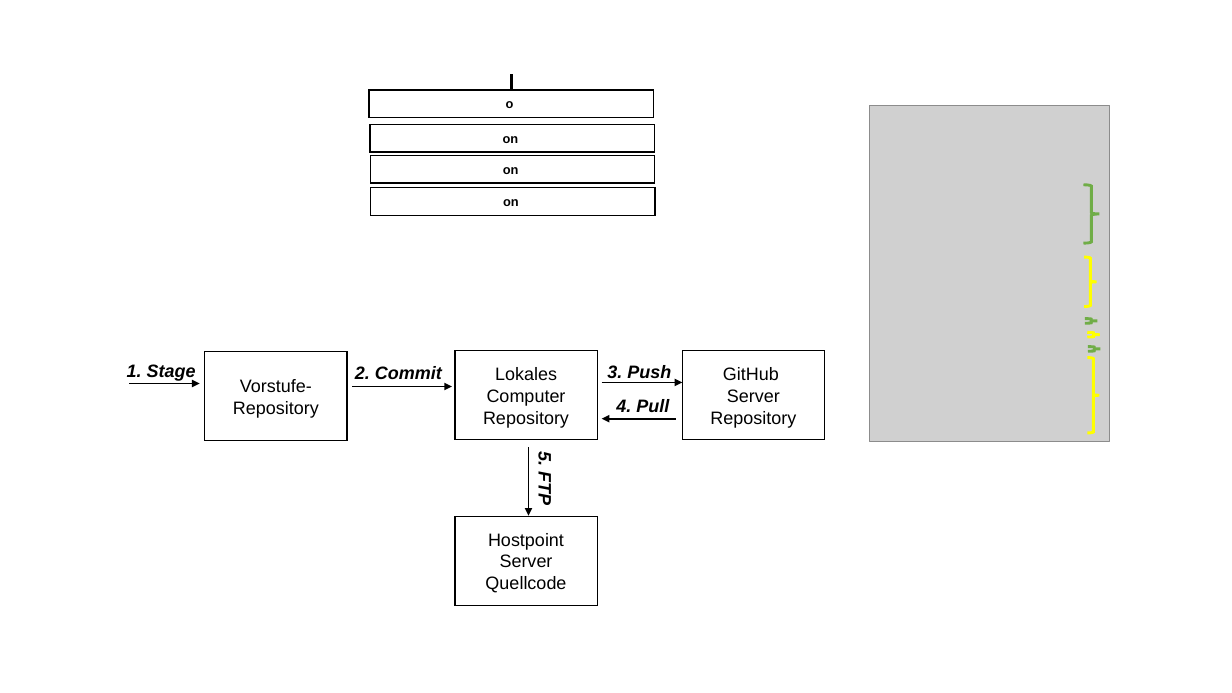
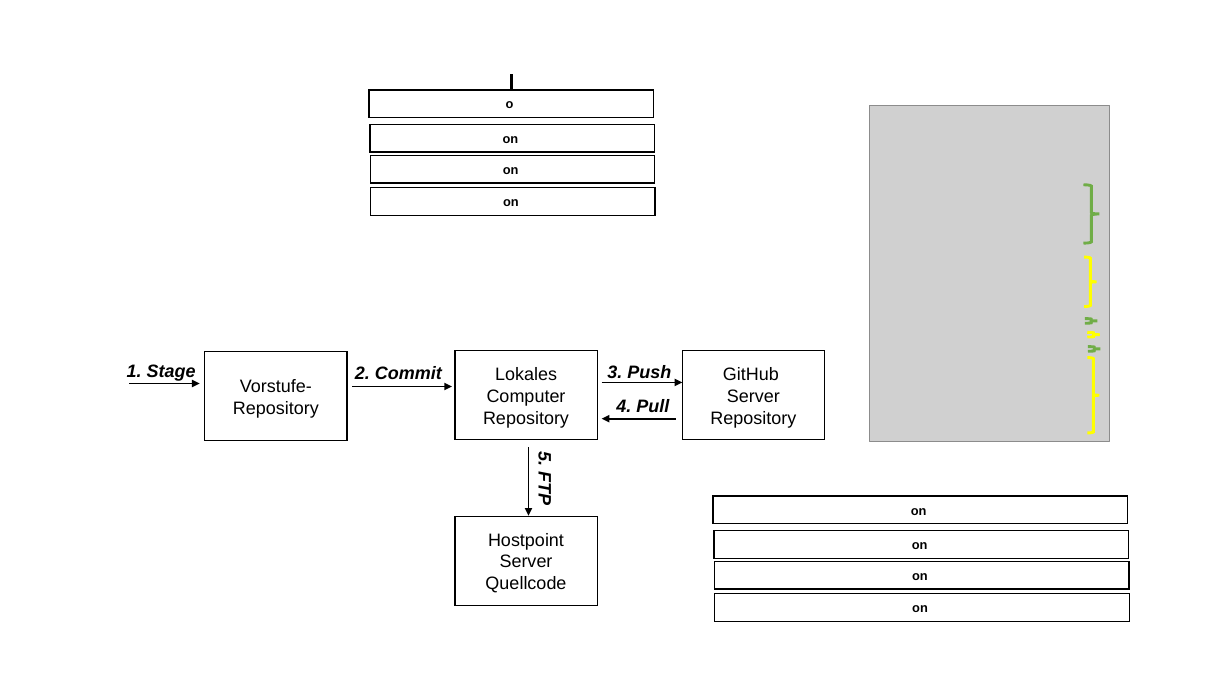
Before and after one commit to JazzLiveAarau/WwwQrCode, a slide deck: slide 8 of Descriptions/WwwQrCodeImages.pptx (slide 7 before the commit). Drawn at 1232x693 pixels with LibreOffice and Linux fonts; fonts in the diff are those of the drawing; grey boxes stand for pictures. Boxes give left, top, right and bottom in pixels: in the first picture for what was removed or moved away, otherwise in the second. Text is boxed around its words. In the diff, an @@ line names an element or a change of style, - is before the commit and + after.

```diff
--- a/Descriptions/WwwQrCodeImages.pptx
+++ b/Descriptions/WwwQrCodeImages.pptx
@@ rectangle added at (714,496,1128,524), outline #000000 1 pt, 10 pt, text #000000, bold @@
+on
@@ rectangle added at (714,531,1129,558), outline #000000 1 pt, 10 pt, text #000000, bold @@
+on
@@ rectangle added at (714,562,1129,590), outline #000000 1 pt, 10 pt, text #000000, bold @@
+on
@@ rectangle added at (714,594,1129,622), outline #000000 1 pt, 10 pt, text #000000, bold @@
+on
```
Also in this commit, not shown: 1 other slide changed, 1 slide added, 5 other files.
